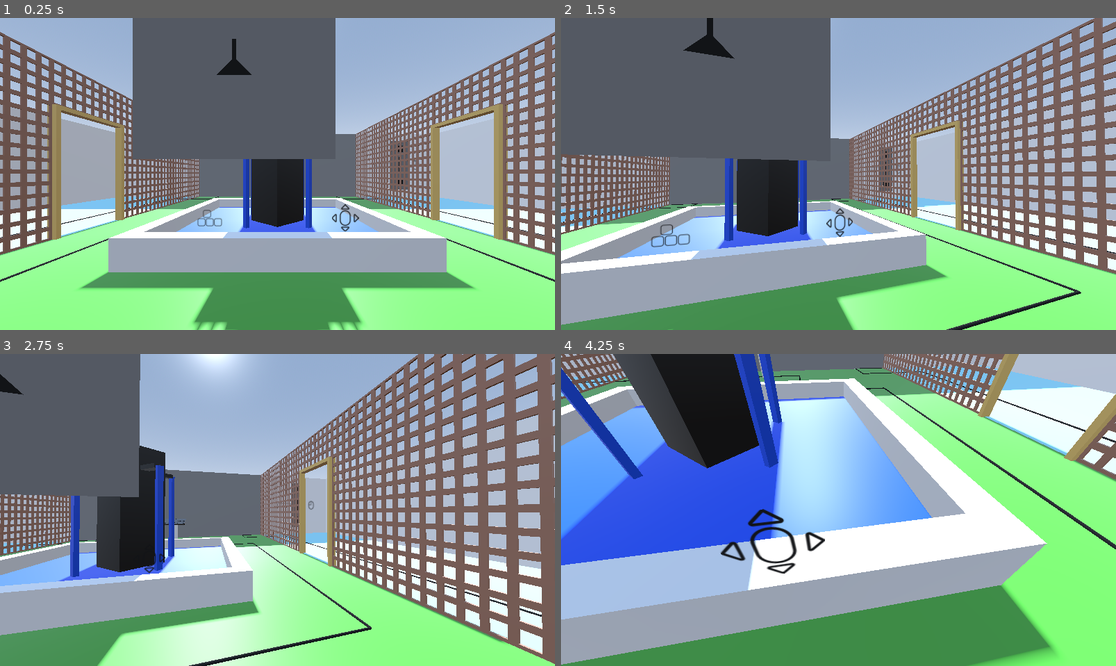
Above: before the commit, frames 1-4 (two rows, left to right).
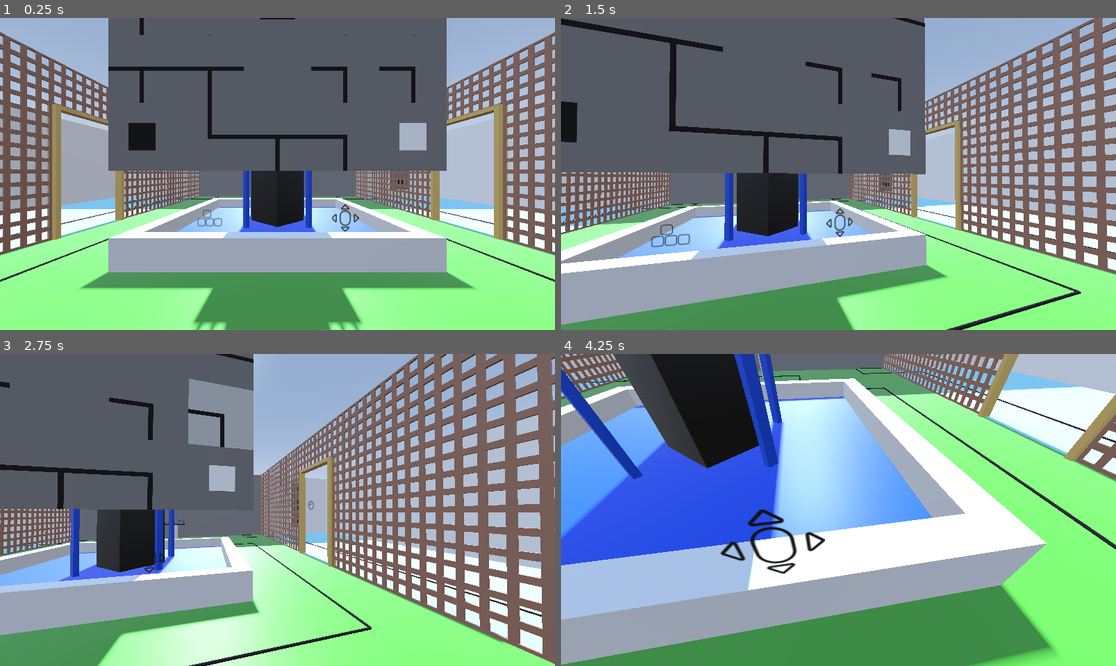
Above: after the commit, the same moments.

Repository: MarkRoss470/grid-puzzle-game
Game: Godot game, scene res://Main.tscn
Two runs of this game, one before a commit and one after it. Both use one fixed random seed, a clock stepped at 60 frames per second and the inputs below.
Inputs (mouse positions are in pixels of both pictures, inside the frame that each line leads up to):
- Up to frame 1 (0.25 s): no input
- Up to frame 2 (1.5 s): tap Enter at 0.5 s; move the mouse to (866, 174) at 0.52 s; hold W (move_forward) 0.53-1.28 s; tap Space (free_mouse) at 0.6 s; click (866, 174) at 0.67 s; tap R (reset) at 1.25 s; move the mouse to (727, 189) at 1.27 s; hold S (move_backward) from 1.28 s (still down); tap Shift (run) at 1.35 s
- Up to frame 3 (2.75 s): tap R (reset) at 2 s; move the mouse to (333, 441) at 2.02 s; release S (move_backward) at 2.03 s; hold D (move_right) from 2.03 s (still down); tap Space (free_mouse) at 2.1 s
- Up to frame 4 (4.25 s): move the mouse to (832, 516) at 2.77 s; release D (move_right) at 2.78 s; hold W (move_forward) from 2.78 s (still down); tap Shift (run) at 2.85 s; click (832, 516) at 2.92 s; move the mouse to (877, 513) at 3.52 s; tap Space (free_mouse) at 3.6 s

The runs differ from the first frame. In frame 1, 13% of the frame differs, in the area x 19-81%, y 0-49%; in frame 2, 11%; in frame 3, 9.9%; in frame 4, less than 0.1%.

Commit message:
Implemented checking of symmetry

Diff:
--- a/Main.tscn
+++ b/Main.tscn
@@ -17,7 +17,6 @@
 [ext_resource type="Texture2D" uid="uid://dmjcrxvgl0y0q" path="res://textures/Object Textures/Control Tutorials/reset.png" id="10_18o3s"]
 [ext_resource type="Script" path="res://scripts/PuzzleResponses/PuzzleResponseObjectMotion.gd" id="13_2mdim"]
 [ext_resource type="Script" path="res://scripts/Puzzles/SingleSolutionPuzzle.gd" id="17_6486b"]
-[ext_resource type="Script" path="res://scripts/Puzzles/Puzzle.gd" id="18_l8jbw"]
 [ext_resource type="PackedScene" uid="uid://kjoth08mmteq" path="res://models/cube statue/cube statue.glb" id="18_xx0p1"]
 [ext_resource type="PackedScene" uid="uid://uuwbhhgm6oqp" path="res://models/islands/islands.glb" id="19_1ow4l"]
 
@@ -914,10 +913,10 @@
 colour_solved_base = Color(0.0196078, 0, 0.337255, 1)
 colour_solved_hover = Color(0.0196078, 0, 0.337255, 1)
 
-[node name="Puzzle" type="Node3D" parent="Courtyard" node_paths=PackedStringArray("instance")]
-transform = Transform3D(1, 0, 0, 0, 1, 0, 0, 0, 1, -1.63888, 4.17498, 0)
-script = ExtResource("18_l8jbw")
-puzzle = [3.0, 3.0, [[[10, 0, 0], [1, 0, 0], [1, 0, 0]], [[1, 0, 0], [9, 0, 0], [1, 0, 0]], [[1, 0, 0], [1, 0, 0], [1, 0, 0]]]]
+[node name="SymbolPuzzle" type="Node3D" parent="Courtyard" node_paths=PackedStringArray("instance")]
+transform = Transform3D(1, 0, 0, 0, 1, 0, 0, 0, 1, -2, 6, 0)
+script = ExtResource("7_rw1rt")
+puzzle = [5.0, 5.0, [[[7, 0, 3], [5, 0, 1], [5, 0, 1], [5, 0, 1], [7, 0, 0]], [[5, 0, 1], [5, 0, 3], [1, 0, 1], [5, 0, 1], [3, 0, 0]], [[5, 0, 3], [1, 0, 1], [9, 0, 0], [1, 0, 0], [5, 0, 1]], [[3, 0, 2], [3, 0, 2], [1, 0, 2], [3, 0, 2], [3, 0, 2]], [[7, 1, 3], [3, 0, 3], [4, 0, 1], [3, 0, 2], [7, 1, 3]]]]
 instance = NodePath("../../Tile")
 
 [node name="WorldEnvironment" type="WorldEnvironment" parent="."]
--- a/scripts/SolutionChecker.gd
+++ b/scripts/SolutionChecker.gd
@@ -29,8 +29,22 @@
 	# This is because each cell is divided into 4 when calculating regions
 	var cells: Array[Array]
 
+	# The furthest filled in cell in each direction
+	var bounding_box_l: int
+	var bounding_box_r: int
+	var bounding_box_u: int
+	var bounding_box_d: int
+
+
 	# Creates a new region with the specified width and height.
 	func _init(width: int, height: int):
+		# Set bounding box values to impossible values
+		# so that they will get the right value when the first cell is added
+		bounding_box_l = width
+		bounding_box_r = 0
+		bounding_box_u = height
+		bounding_box_d = 0
+
 		cells = []
 		for x in width:
 			cells.append([])
@@ -44,6 +58,12 @@
 	# Adds the given cell to the region
 	func add_cell(x: int, y: int):
 		cells[x][y] = true
+
+		# Add the cell to the bounding box values
+		bounding_box_l = min(bounding_box_l, x)
+		bounding_box_r = max(bounding_box_r, x)
+		bounding_box_u = min(bounding_box_u, y)
+		bounding_box_d = max(bounding_box_d, y)
 
 	# Gets whether all subcells are true
 	func is_full() -> bool:
@@ -66,13 +86,14 @@
 	func fill_from(other: Region):
 		for x in len(cells):
 			for y in len(cells[x]):
-				cells[x][y] = cells[x][y] or other.cells[x][y]
+				if other.cells[x][y]:
+					add_cell(x, y)
 
 	# Recursively fill this region starting from the given coordinate, bounded by:
 	# * true cells in `other`
 	# * edges in `edges_horizontal` and `edges_vertical`
 	func floodfill_from(other: Region, edges_horizontal: Array[Array], edges_vertical: Array[Array], x: int, y: int):
-		cells[x][y] = true
+		self.add_cell(x, y)
 
 		# Check cell to the left
 		if not (x == 0
@@ -122,6 +143,14 @@
 
 		for line in lines:
 			print(line)
+
+		print(
+			"bounding box: ",
+			"left=", bounding_box_l,
+			", right=", bounding_box_r,
+			", up=", bounding_box_u,
+			", down=", bounding_box_d
+		)
 
 	# Whether a cell in this Region contains the given icon
 	# Only checks the top-left subcell of each cell
@@ -136,7 +165,27 @@
 						return [x, y]
 		return []
 
-static func init_2d_array(width: int, height: int, fill) -> Array[Array]:
+	# Tests the region's horizontal and vertical symmetry.
+	# Returns whether the region is symmetric around each axis
+	func test_symmetry() -> Array[bool]:
+		var to_sub_x := bounding_box_l + bounding_box_r
+		var to_sub_y := bounding_box_u + bounding_box_d
+
+		var symmetrical_horizontal := true
+		var symmetrical_vertical := true
+
+		# TODO: lots of repeated work here, optimise if necessary
+		for x in range(bounding_box_l, bounding_box_r + 1):
+			for y in range(bounding_box_u, bounding_box_d + 1):
+				if cells[x][y] != cells[to_sub_x - x][y]:
+					symmetrical_horizontal = false
+				if cells[x][y] != cells[x][to_sub_y - y]:
+					symmetrical_vertical = false
+
+		return [symmetrical_horizontal, symmetrical_vertical]
+
+# Initialises a 2d array of the given dimensions with the given item
+static func init_2d_array(width: int, height: int, fill: Variant) -> Array[Array]:
 	var arr: Array[Array] = []
 	for x in width:
 		arr.append([])
@@ -152,6 +201,9 @@
 	var result = Solution.new()
 
 	var regions := calculate_regions(puzzle, state)
+
+	for region in regions:
+		region.pretty_print()
 
 	for x in len(puzzle_cells):
 		for y in len(puzzle_cells[x]):
@@ -166,11 +218,21 @@
 				PuzzleClasses.SQUARE:
 					if containing_region.contains_icon(puzzle_cells, PuzzleClasses.SQUARE, puzzle_cells[x][y][PuzzleClasses.COLOUR], x, y):
 						result.add_wrong(x, y)
+				# Circles have to be in the same region as another circle of the same colour
 				PuzzleClasses.CIRCLE:
 					if containing_region.contains_icon(puzzle_cells, PuzzleClasses.CIRCLE, puzzle_cells[x][y][PuzzleClasses.COLOUR], x, y):
 						pass
 					else:
 						result.add_wrong(x, y)
+				# Symmetry icons have to be in a region which is symmetrical along a given axis.
+				# The icon does not have to be on the axis of symmetry.
+				PuzzleClasses.SYMMETRY_HORIZONTAL:
+					if not containing_region.test_symmetry()[0]:
+						result.add_wrong(x, y)
+				PuzzleClasses.SYMMETRY_VERTICAL:
+					if not containing_region.test_symmetry()[1]:
+						result.add_wrong(x, y)
+
 
 	return result
 
Not shown: 1 places in Main.tscn that only renumber resources
